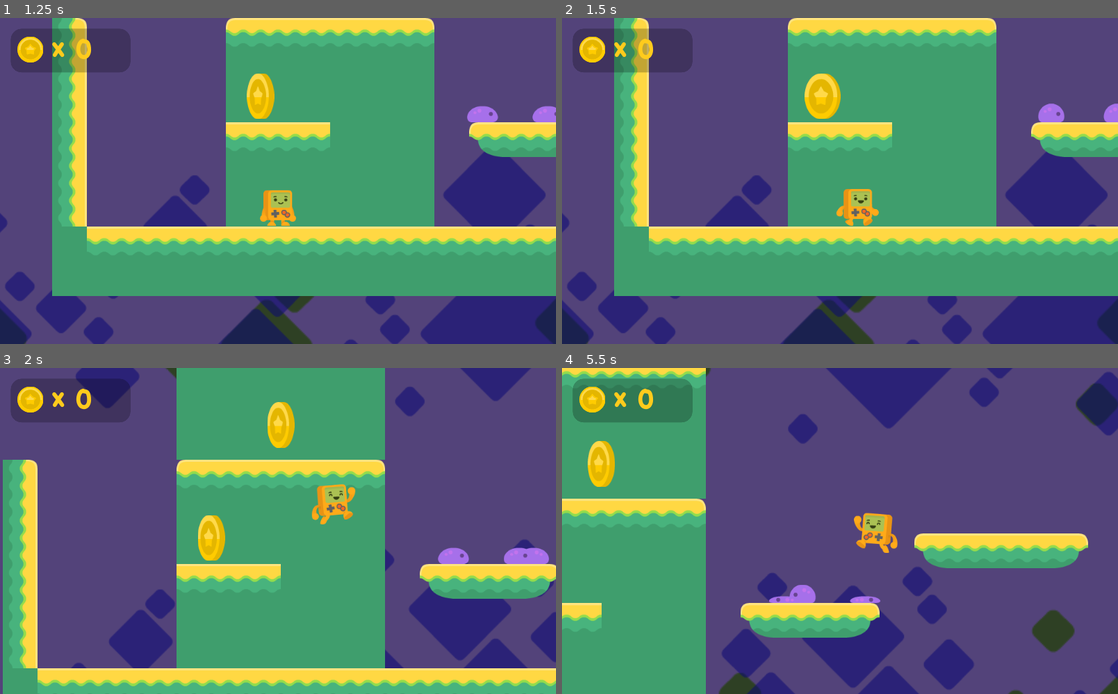
Above: before the commit, frames 1-4 (two rows, left to right).
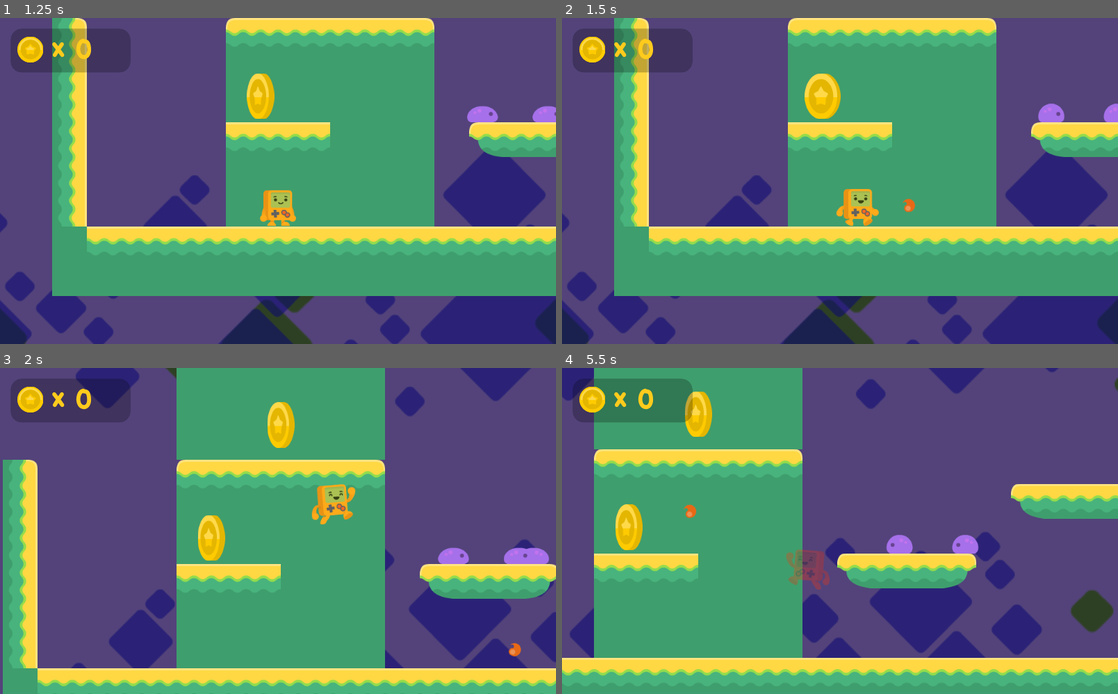
Above: after the commit, the same moments.

Repository: lspedalieri/godot-simple-platform
Game: Godot game, scene res://TitleMenu.tscn
Two runs of this game, one before a commit and one after it. Both use one fixed random seed, a clock stepped at 60 frames per second and the inputs below.
Inputs:
- Up to frame 1 (1.25 s): click "PLAY!" at 0.5 s
- Up to frame 2 (1.5 s): hold D (right_keys) from 1.28 s (still down); tap V (fire, bound only after the commit) at 1.35 s
- Up to frame 3 (2 s): keep holding D (right_keys); tap Space (jump_keys) at 1.52 s
- Up to frame 4 (5.5 s): tap Ctrl (run_keys) at 2.1 s; tap Space (jump_keys) at 2.27, 3.77, 4.52, 5.27 s; tap V (fire, bound only after the commit) at 2.3, 2.85, 3.6, 4.55, 5.1 s; release D (right_keys) at 2.78 s; hold Left (left_keys) 2.78-3.53 s; hold D (right_keys) 3.53-5.03 s; hold Ctrl (run_keys) 4.28-5.03 s; hold Left (left_keys) from 5.03 s (still down)

Frame 1 is identical in both runs. In frame 2, less than 0.1% of the frame differs, in the area x 61-64%, y 55-60%; in frame 3, less than 0.1%; in frame 4, 53%, in the area x 0-100%, y 0-100%.

Commit message:
Part 19 - Fireball

Diff:
--- /dev/null
+++ b/Fireball.gd
@@ -0,0 +1,29 @@
+extends KinematicBody2D
+
+var velocity = Vector2()
+var direction = 1
+
+const GRAVITY = 22
+const BOUNCE = -300
+const SPEED = 800
+const ROTATION_ANGLE = 25
+
+func _ready():
+	velocity.x = SPEED * direction
+
+func _physics_process(delta):
+	$Sprite.rotation_degrees += ROTATION_ANGLE * direction
+	velocity.y += GRAVITY
+	if is_on_wall():
+		queue_free()
+	if is_on_floor():
+		velocity.y = BOUNCE
+	velocity = move_and_slide(velocity, Vector2.UP)
+
+
+func _on_VisibilityNotifier2D_screen_exited():
+	queue_free()
+
+
+func _on_Timer_timeout():
+	$AudioStreamPlayer2D.play()
--- /dev/null
+++ b/Fireball.tscn
@@ -0,0 +1,35 @@
+[gd_scene load_steps=5 format=2]
+
+[ext_resource path="res://assets/powerups/fireball.png" type="Texture" id=1]
+[ext_resource path="res://Fireball.gd" type="Script" id=2]
+[ext_resource path="res://assets/sounds/minimize_001.ogg" type="AudioStream" id=3]
+
+[sub_resource type="CircleShape2D" id=1]
+radius = 12.0
+
+[node name="Fireball" type="KinematicBody2D"]
+collision_layer = 32
+collision_mask = 18
+script = ExtResource( 2 )
+
+[node name="Sprite" type="Sprite" parent="."]
+texture = ExtResource( 1 )
+
+[node name="CollisionShape2D" type="CollisionShape2D" parent="."]
+shape = SubResource( 1 )
+
+[node name="VisibilityNotifier2D" type="VisibilityNotifier2D" parent="."]
+scale = Vector2( 12.4435, 4.67219 )
+
+[node name="Timer" type="Timer" parent="."]
+wait_time = 0.05
+one_shot = true
+autostart = true
+
+[node name="AudioStreamPlayer2D" type="AudioStreamPlayer2D" parent="."]
+stream = ExtResource( 3 )
+volume_db = -25.0
+pitch_scale = 0.8
+
+[connection signal="screen_exited" from="VisibilityNotifier2D" to="." method="_on_VisibilityNotifier2D_screen_exited"]
+[connection signal="timeout" from="Timer" to="." method="_on_Timer_timeout"]
--- a/Player.gd
+++ b/Player.gd
@@ -10,10 +10,13 @@
 const JUMPFORCE = -1000
 const GRAVITY = 30
 const BOUNCEFACTOR = 0.7
+const FIREBALL = preload("res://Fireball.tscn")
+const FIREBALL_OFFSET = 25
 
 func _physics_process(delta):
 	print(velocity.x)
 	match state:
+
 		States.AIR:
 			if is_on_floor():
 				state = States.FLOOR
@@ -23,11 +26,13 @@
 				velocity.x =  lerp(velocity.x, SPEED, 0.1) if velocity.x < SPEED else lerp(velocity.x, SPEED, 0.03)
 				$Sprite.flip_h = false
 			elif Input.is_action_pressed("left_keys"):
-				velocity.x = lerp(velocity.x, -SPEED, 0.1) if velocity.x < SPEED else lerp(velocity.x, -SPEED, 0.03)
+				velocity.x = lerp(velocity.x, -SPEED, 0.1) if velocity.x > -SPEED else lerp(velocity.x, -SPEED, 0.03)
 				$Sprite.flip_h = true
 			else:
 				velocity.x = lerp(velocity.x, 0, 0.2)
 			move_and_fall()
+			fire()
+
 		States.FLOOR:
 			if not is_on_floor():
 				state = States.AIR
@@ -58,9 +63,19 @@
 				$SoundJump.play()
 				state = States.AIR
 			move_and_fall()
+			fire()
 
 	if coins == 9:
 		win()
+
+func fire():
+	if Input.is_action_just_pressed("fire"):
+		var direction = 1 if not $Sprite.flip_h else -1
+		var f = FIREBALL.instance()
+		f.direction = direction
+		get_parent().add_child(f)
+		f.position.y = position.y
+		f.position.x = position.x + direction * FIREBALL_OFFSET
 
 func move_and_fall():
 	velocity.y += GRAVITY
--- a/enemy.gd
+++ b/enemy.gd
@@ -27,6 +27,8 @@
 
 
 func _on_top_checker_body_entered(body):
+	if not body.get_collision_layer() == 1:
+		return
 	$AnimatedSprite.play("squashed")
 	speed = 0
 	set_collision_layer_bit(4, false)
@@ -40,7 +42,11 @@
 	$SoundSquash.play()
 
 func _on_sides_checker_body_entered(body):
-	body.ouch(position.x)
+	if body.get_collision_layer() == 1:
+		body.ouch(position.x)
+	elif body.get_collision_layer() == 32:
+		body.queue_free()
+		queue_free()
 
 
 
--- a/enemy.tscn
+++ b/enemy.tscn
@@ -7,7 +7,7 @@
 [ext_resource path="res://assets/sounds/pepSound2.ogg" type="AudioStream" id=5]
 
 [sub_resource type="RectangleShape2D" id=2]
-extents = Vector2( 20, 13 )
+extents = Vector2( 20, 1 )
 
 [sub_resource type="SpriteFrames" id=1]
 animations = [ {
@@ -26,7 +26,7 @@
 extents = Vector2( 18, 2.5 )
 
 [sub_resource type="RectangleShape2D" id=4]
-extents = Vector2( 25, 9.5 )
+extents = Vector2( 25, 11 )
 
 [node name="enemy" type="KinematicBody2D"]
 collision_layer = 16
@@ -37,7 +37,7 @@
 }
 
 [node name="CollisionShape2D" type="CollisionShape2D" parent="."]
-position = Vector2( 0, 4 )
+position = Vector2( 0, 16 )
 shape = SubResource( 2 )
 
 [node name="AnimatedSprite" type="AnimatedSprite" parent="."]
@@ -52,7 +52,6 @@
 
 [node name="top_checker" type="Area2D" parent="."]
 collision_layer = 16
-collision_mask = 33
 
 [node name="CollisionShape2D" type="CollisionShape2D" parent="top_checker"]
 position = Vector2( 0, -12.5 )
@@ -63,7 +62,7 @@
 collision_mask = 33
 
 [node name="CollisionShape2D" type="CollisionShape2D" parent="sides_checker"]
-position = Vector2( 0, 4.5 )
+position = Vector2( 0, 3 )
 shape = SubResource( 4 )
 
 [node name="Timer" type="Timer" parent="."]
--- a/project.godot
+++ b/project.godot
@@ -55,6 +55,11 @@
 "events": [ Object(InputEventKey,"resource_local_to_scene":false,"resource_name":"","device":0,"alt":false,"shift":false,"control":false,"meta":false,"command":false,"pressed":false,"scancode":0,"physical_scancode":16777238,"unicode":0,"echo":false,"script":null)
  ]
 }
+fire={
+"deadzone": 0.5,
+"events": [ Object(InputEventKey,"resource_local_to_scene":false,"resource_name":"","device":0,"alt":false,"shift":false,"control":false,"meta":false,"command":false,"pressed":false,"scancode":0,"physical_scancode":86,"unicode":0,"echo":false,"script":null)
+ ]
+}
 
 [layer_names]
 
Binary file added: assets/powerups/fireball.png
Not shown, added: assets/powerups/fireball.png.import
Not shown, changed: assets/sounds/minimize_001.ogg.import
